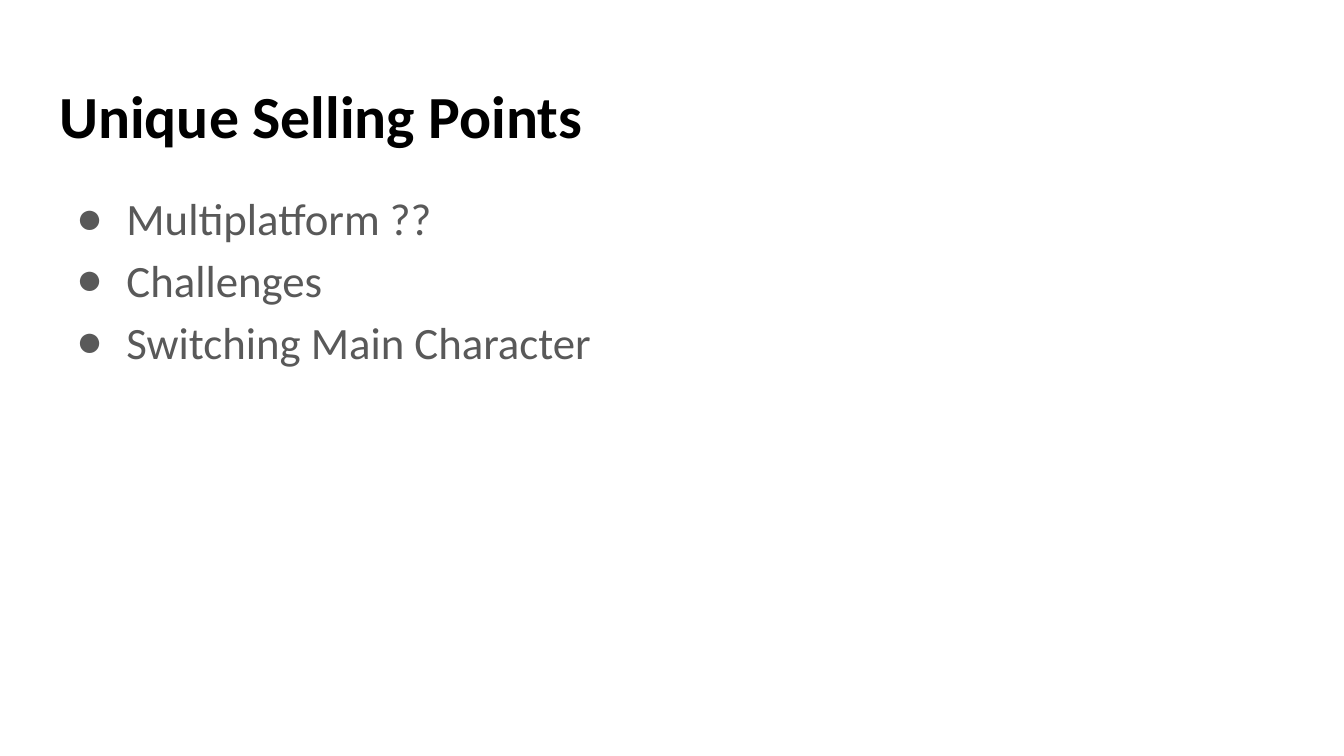
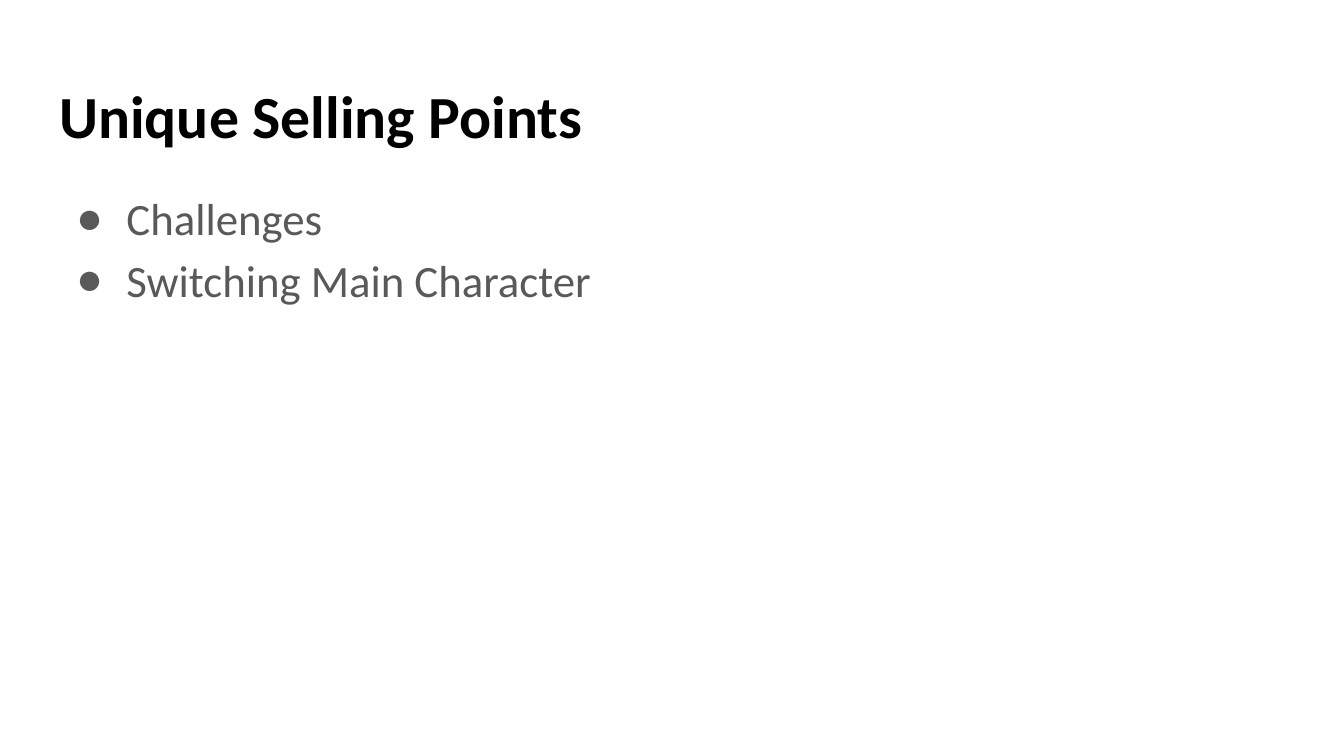
Before and after one commit to monforest/Assets, a slide deck: slide 5 of Documents/GameDesignDocument.pptx. Drawn at 1344x756 pixels with LibreOffice and Linux fonts; fonts in the diff are those of the drawing. Boxes give left, top, right and bottom in pixels: in the first picture for what was removed or moved away, otherwise in the second. Text is boxed around its words. In the diff, an @@ line names an element or a change of style, - is before the commit and + after.

```diff
--- a/Documents/GameDesignDocument.pptx
+++ b/Documents/GameDesignDocument.pptx
@@ text at [126,204,379,242]: paragraph removed @@
-● Multiplatform ??
```
Also in this commit, not shown: 10 other slides changed.
